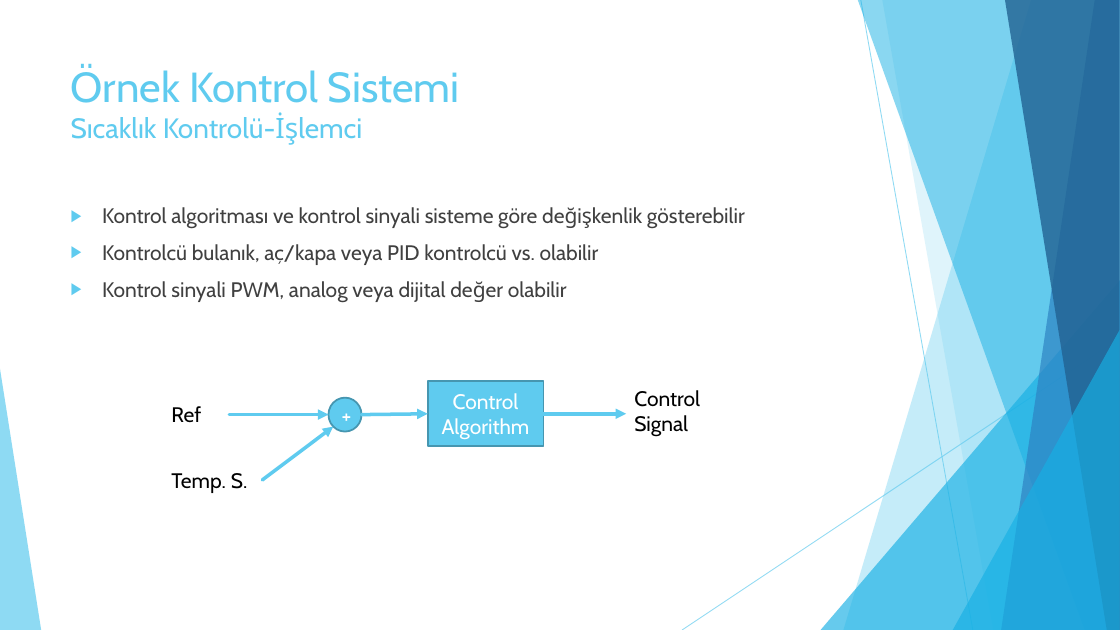
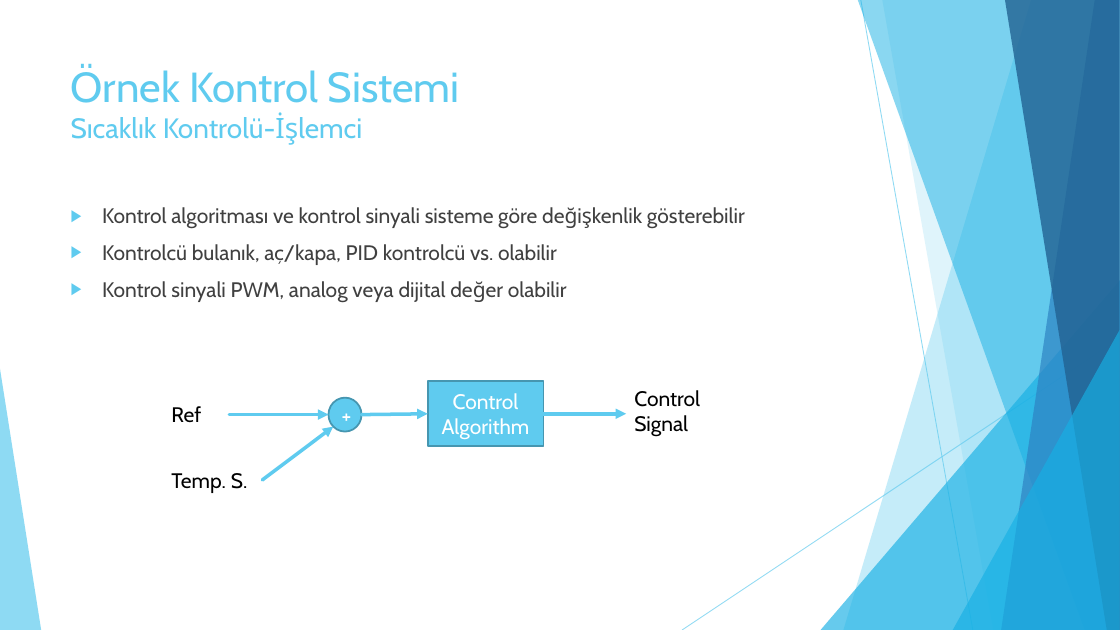
Before and after one commit to enginsubasi/Udemy_STM32, a slide deck: slide 9 of docs/Sunumlar/PIDKontrolcu.pptx. Drawn at 1120x630 pixels with LibreOffice and Linux fonts; fonts in the diff are those of the drawing. Boxes give left, top, right and bottom in pixels: in the first picture for what was removed or moved away, otherwise in the second. Text is boxed around its words. In the diff, an @@ line names an element or a change of style, - is before the commit and + after.

```diff
--- a/docs/Sunumlar/PIDKontrolcu.pptx
+++ b/docs/Sunumlar/PIDKontrolcu.pptx
@@ text at [102,244,557,265]: text changed @@
-▶ Kontrolcü bulanık, aç/kapa veya PID kontrolcü vs. olabilir
+▶ Kontrolcü bulanık, aç/kapa, PID kontrolcü vs. olabilir
```
Also in this commit, not shown: 3 other slides changed, 2 slides added.
